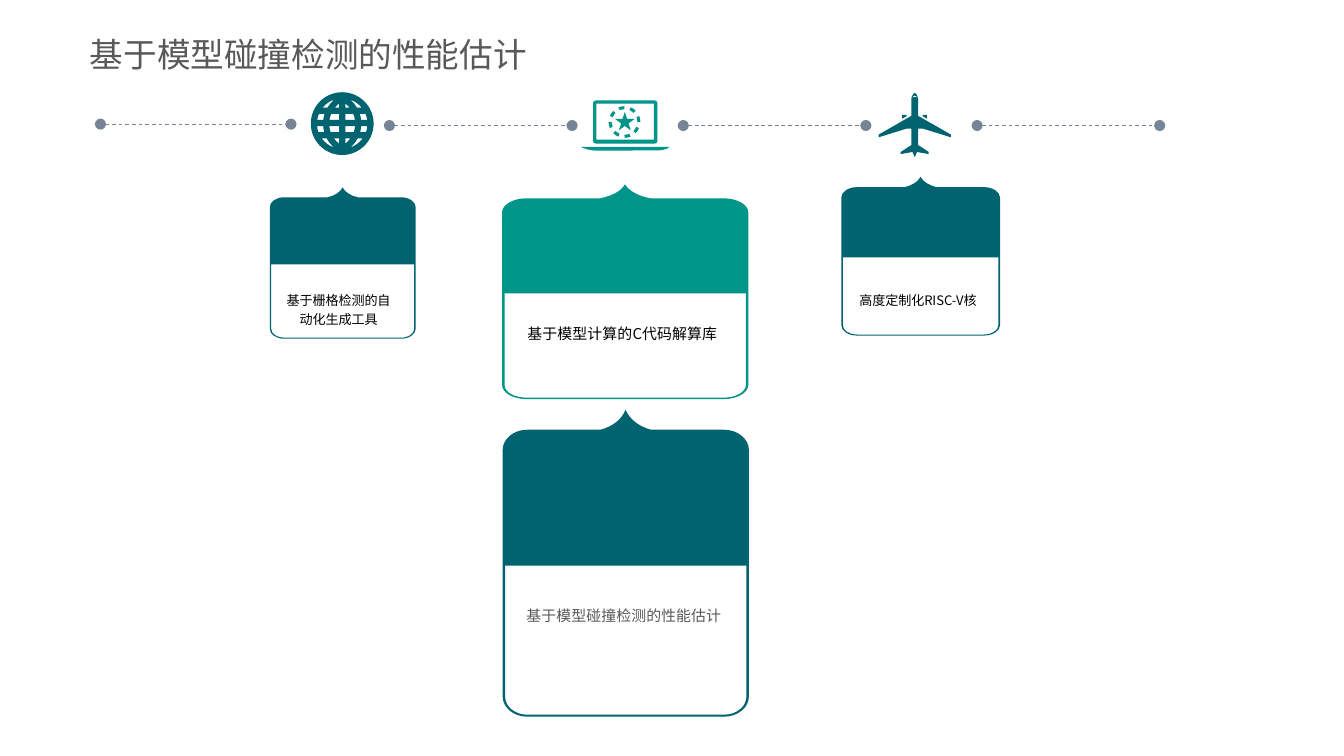
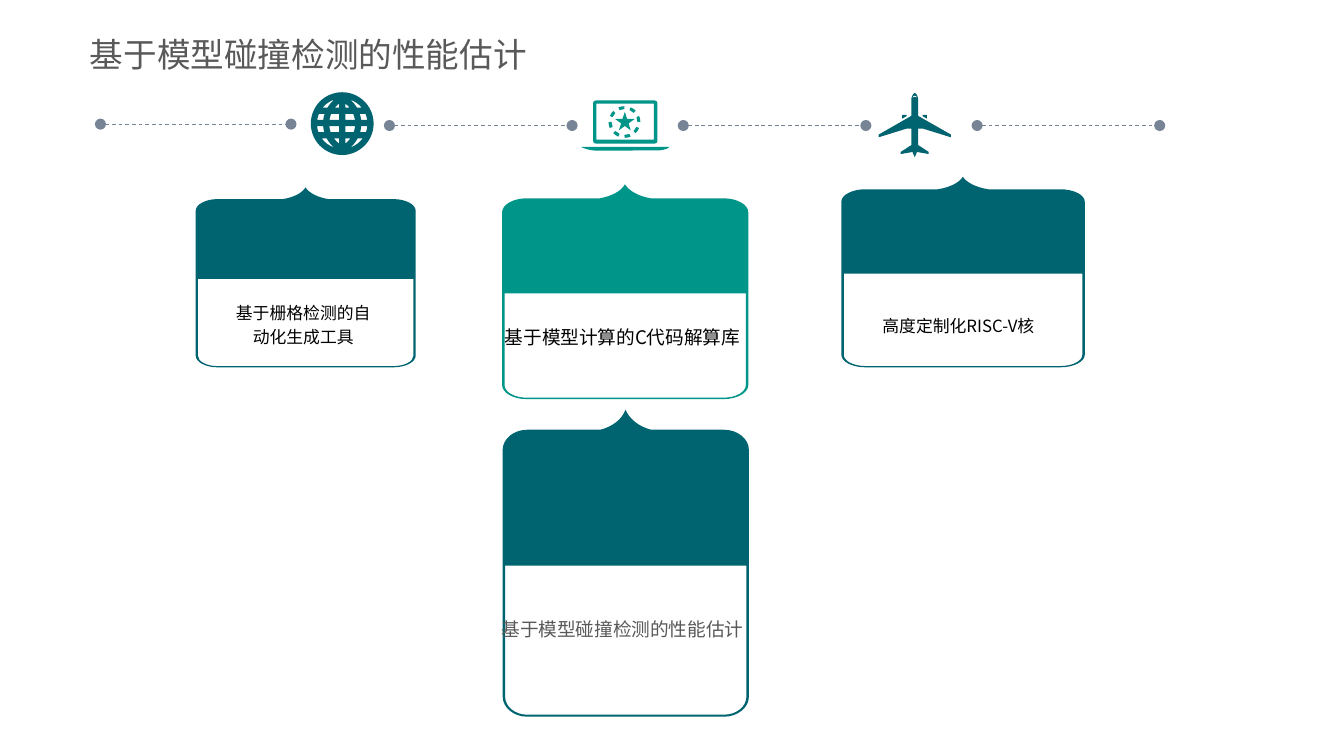
Before and after one commit to whutddk/PRM_Robotic_Arm, a slide deck: slide 9 of doc/进度报告20190912.pptx. Drawn at 1344x756 pixels with LibreOffice and Linux fonts; fonts in the diff are those of the drawing; background and template pictures are left out. Boxes give left, top, right and bottom in pixels: in the first picture for what was removed or moved away, otherwise in the second. Text is boxed around its words. In the diff, an @@ line names an element or a change of style, - is before the commit and + after.

```diff
--- a/doc/进度报告20190912.pptx
+++ b/doc/进度报告20190912.pptx
@@ freeform shape resized from (x1=841, y1=177, x2=1000, y2=336) to (x1=841, y1=177, x2=1085, y2=368) @@
@@ freeform shape resized from (x1=270, y1=188, x2=417, y2=340) to (x1=196, y1=188, x2=417, y2=368) @@
@@ text "基于栅格检测的自动化生成工具" moved from (x1=287, y1=294, x2=391, y2=325) to (x1=236, y1=305, x2=371, y2=345) @@
@@ text "基于栅格检测的自动化生成工具" at (x1=236, y1=305, x2=371, y2=345): size 7 to 9 pt @@
@@ text "基于模型计算的C代码解算库" moved from (x1=527, y1=326, x2=716, y2=341) to (x1=505, y1=328, x2=740, y2=346) @@
@@ text "基于模型计算的C代码解算库" at (x1=505, y1=328, x2=740, y2=346): size 8 to 10 pt @@
@@ text "高度定制化RISC-V核" at (x1=882, y1=318, x2=1034, y2=334): size 7 to 9 pt @@
@@ text "高度定制化RISC-V核" moved from (x1=859, y1=294, x2=976, y2=306) to (x1=882, y1=318, x2=1034, y2=334) @@
@@ text "基于模型碰撞检测的性能估计" at (x1=502, y1=616, x2=744, y2=641): size 8 to 10 pt @@
@@ text "基于模型碰撞检测的性能估计" moved from (x1=526, y1=608, x2=721, y2=622) to (x1=502, y1=616, x2=744, y2=641) @@
```
Also in this commit, not shown: 4 other slides changed.
